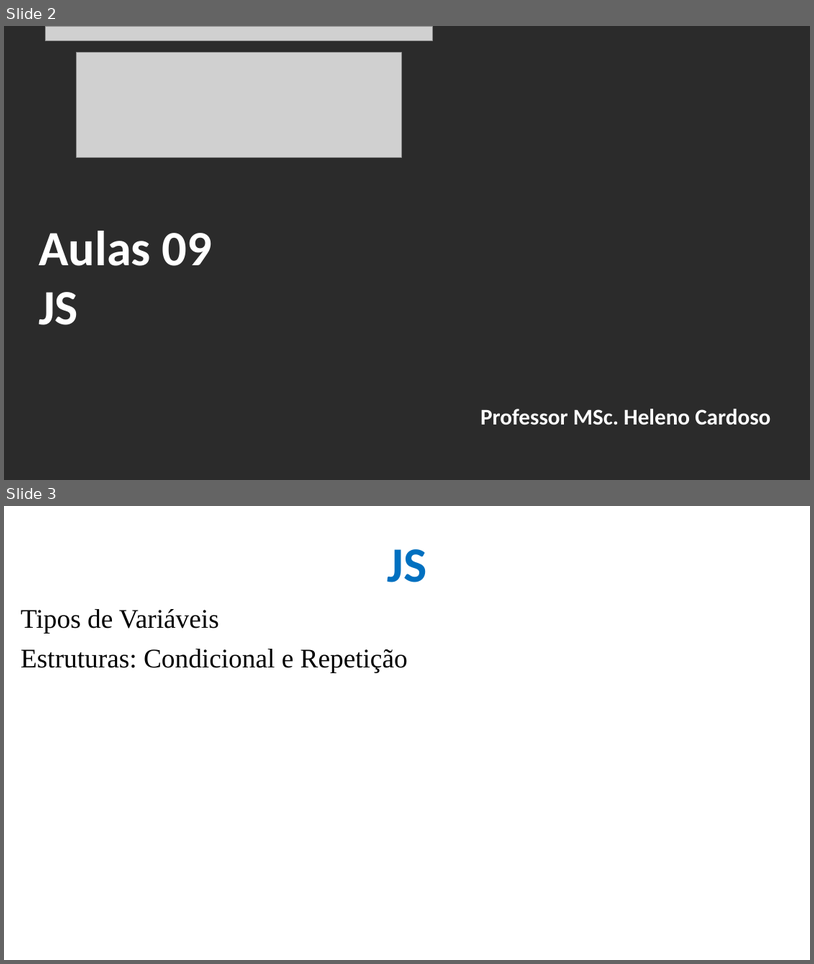
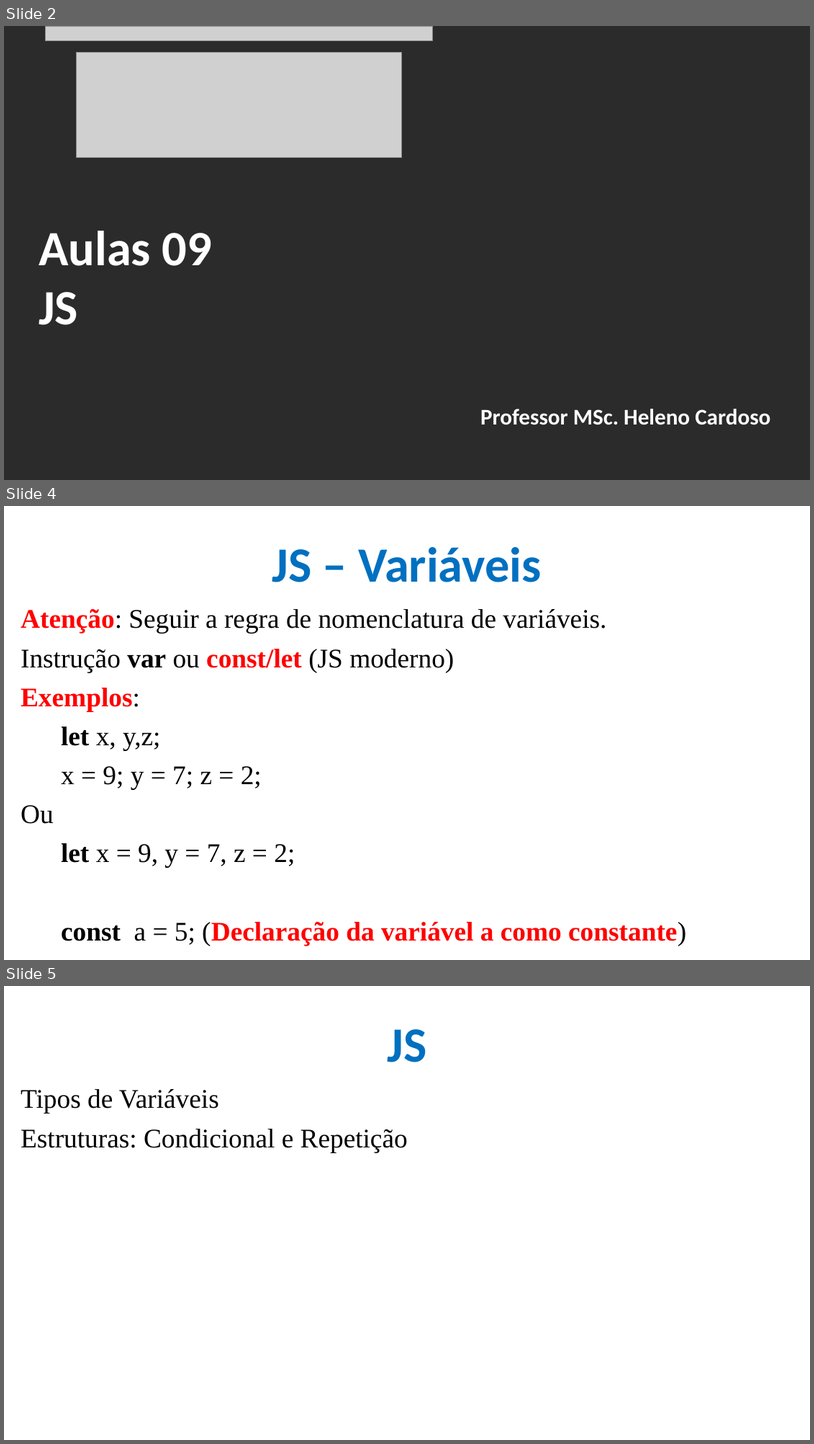
Before and after one commit to CloudEducationBrazil/WydenDesenvolvimentoWebPHP, a slide deck: 01 Classes/Aula 09 Desenvolvimento Web PHP - JS.pptx. Shown one above the other, each under a label of ours: slides 2 and 3 before the commit, slides 2, 4 and 5 after it; the slides between them are not shown. The pictures are 814x964 and 814x1444 pixels, drawn with LibreOffice and Linux fonts; fonts in the diff are those of the drawing; grey boxes stand for pictures; background and template pictures are left out; a plain dark background stands for a picture behind light text. Boxes give left, top, right and bottom in pixels: in the first picture for what was removed or moved away, otherwise in the second. Text is boxed around its words. In the diff, an @@ line names an element or a change of style, - is before the commit and + after.

```diff
--- a/01 Classes/Aula 09 Desenvolvimento Web PHP - JS.pptx
+++ b/01 Classes/Aula 09 Desenvolvimento Web PHP - JS.pptx
@@ slide 4 added at bbox=[4, 506, 810, 960], background picture (left out) @@
@@ title added at bbox=[272, 547, 542, 582], 44 pt, text #0070C0, bold @@
+JS – Variáveis
@@ text added at bbox=[21, 609, 687, 945], 24 pt, text #000000 @@
+Atenção: Seguir a regra de nomenclatura de variáveis.
+Instrução var ou const/let (JS moderno)
+Exemplos:
+let x, y,z;
+x = 9; y = 7; z = 2;
+Ou
+let x = 9, y = 7, z = 2;
+const a = 5; (Declaração da variável a como constante)
@@ what was slide 3 is now slide 5 @@
```
Also in this commit, not shown: 1 other slide added, 1 slide removed, 1 other file.
